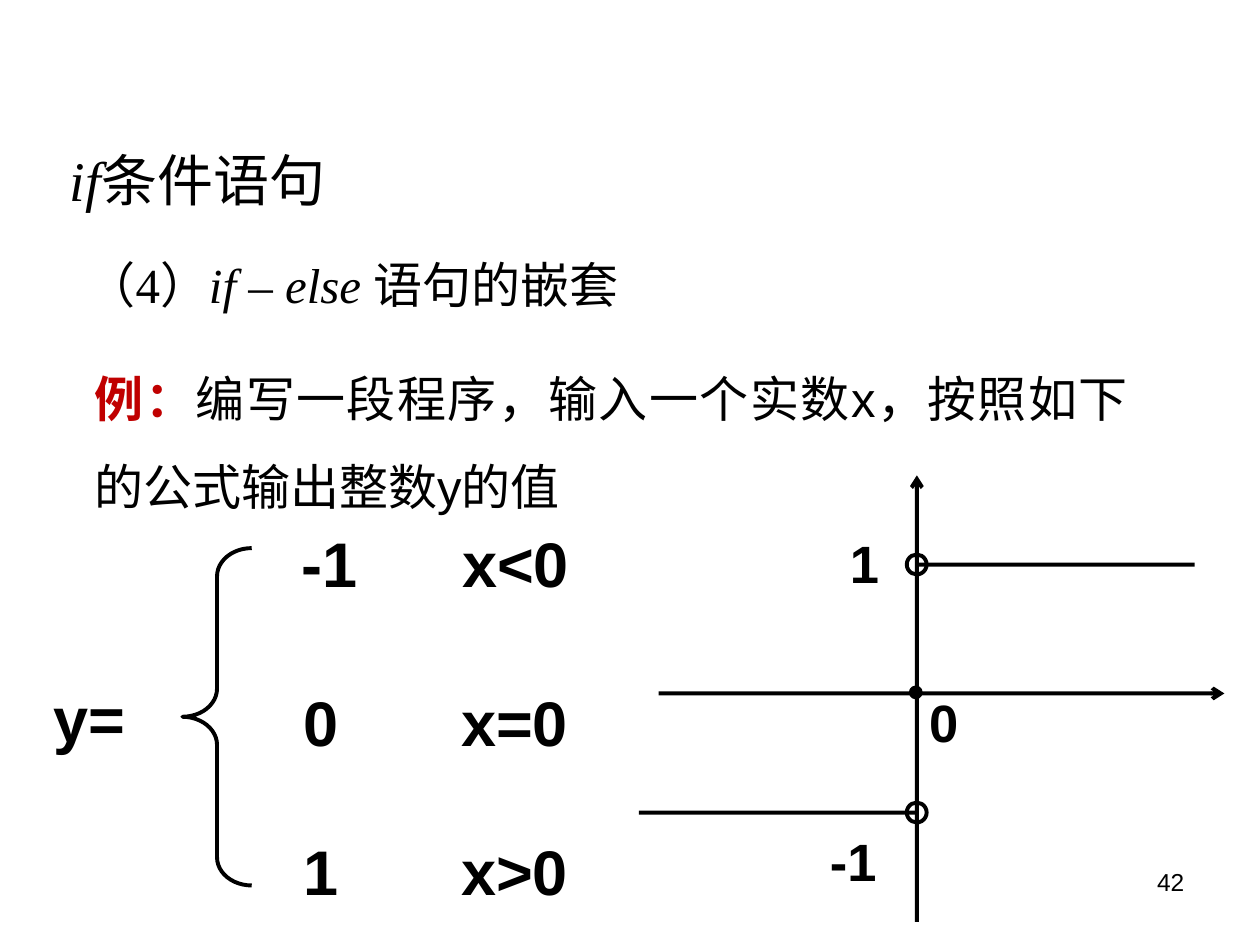
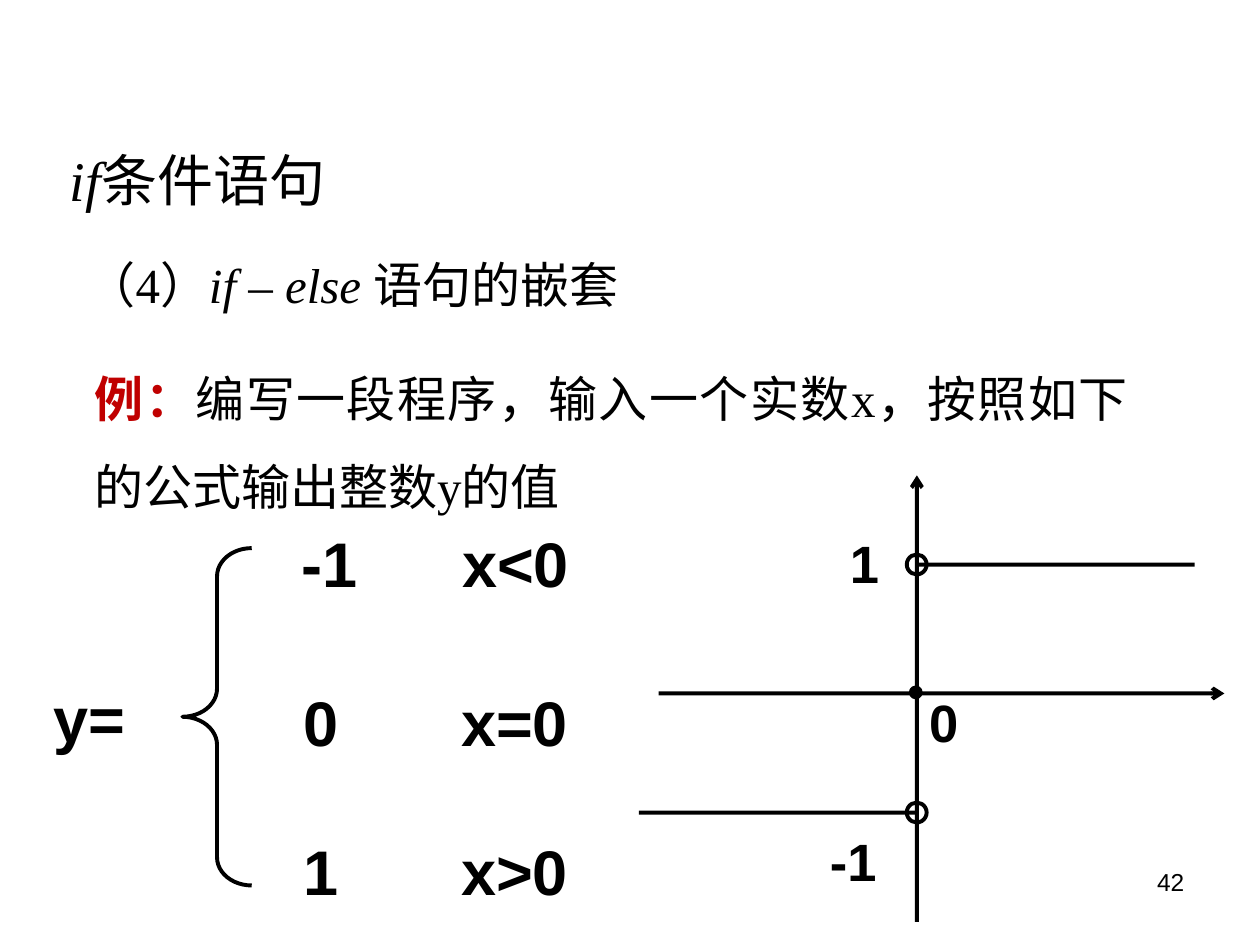
Before and after one commit to rshouc/Advanced-Programming-2018-Autumn, a slide deck: slide 42 of Slides/5 条件语句.pptx. Drawn at 1260x945 pixels with LibreOffice and Linux fonts; fonts in the diff are those of the drawing; background and template pictures are left out. Boxes give left, top, right and bottom in pixels: in the first picture for what was removed or moved away, otherwise in the second. Text is boxed around its words. In the diff, an @@ line names an element or a change of style, - is before the commit and + after.

```diff
--- a/Slides/5 条件语句.pptx
+++ b/Slides/5 条件语句.pptx
@@ text "例：编写一段程序，输入一个实数x，按照如下的公式输出整数y的值" at (95, 375, 1128, 516): font Noto Sans CJK SC to Times New Roman in "例：编写一段程序，输入一个实数x，按照如下的公式输出整数y的值"; font Arial to Times New Roman @@
```
Also in this commit, not shown: 4 other files.
